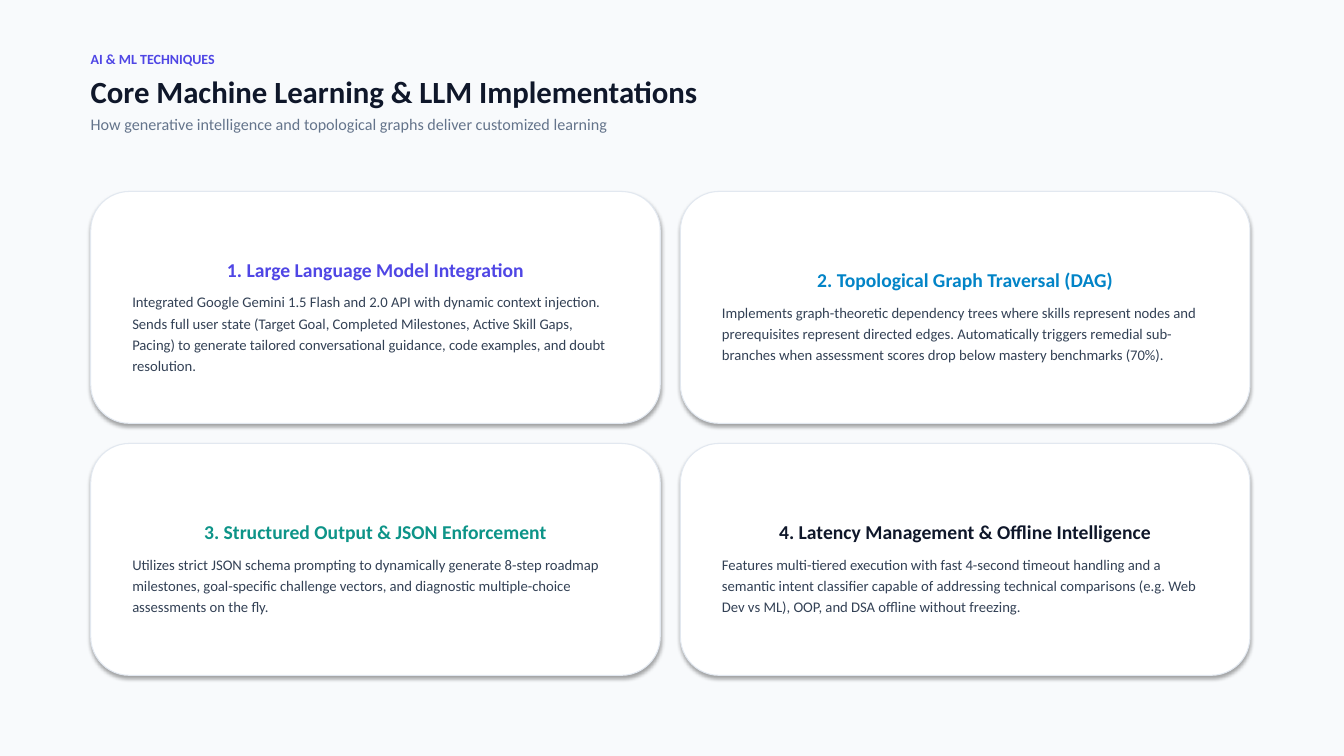
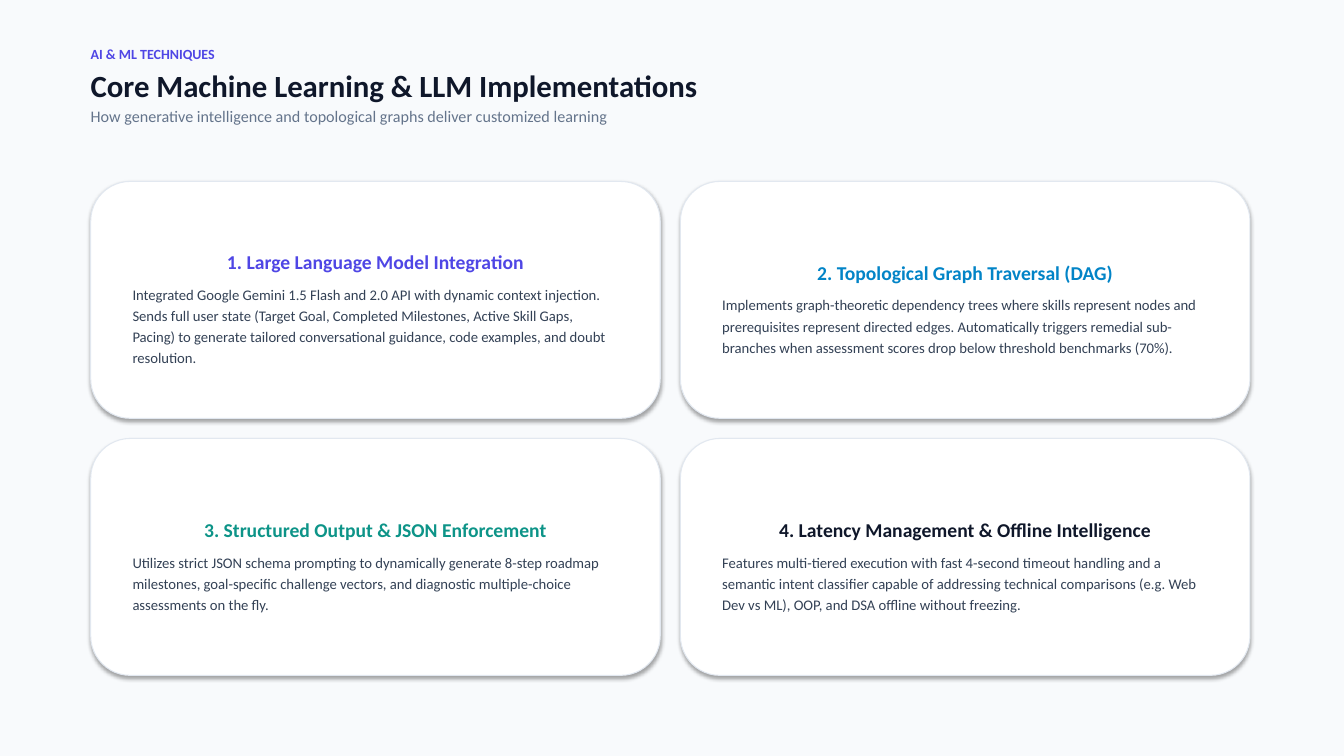
Before and after one commit to Sirivennela310505/NEXORA, a slide deck: slide 7 of NEXORA_Clean_White_Presentation.pptx (slide 5 before the commit). Drawn at 1344x756 pixels with LibreOffice and Linux fonts; fonts in the diff are those of the drawing. Boxes give left, top, right and bottom in pixels: in the first picture for what was removed or moved away, otherwise in the second. Text is boxed around its words. In the diff, an @@ line names an element or a change of style, - is before the commit and + after.

```diff
--- a/NEXORA_Clean_White_Presentation.pptx
+++ b/NEXORA_Clean_White_Presentation.pptx
@@ text at box(91, 50, 607, 125): less space between paragraphs @@
@@ rounded rectangle "1. Large Language Model Integration": place and size @@
-rounded rectangle "1. Large Language Model Integration" at box(91, 192, 660, 423)
+rounded rectangle "1. Large Language Model Integration" at box(91, 181, 660, 418)
@@ rounded rectangle "2. Topological Graph Traversal (DAG)": place and size @@
-rounded rectangle "2. Topological Graph Traversal (DAG)" at box(681, 192, 1250, 423)
+rounded rectangle "2. Topological Graph Traversal (DAG)" at box(681, 181, 1250, 418)
@@ text in rounded rectangle at box(722, 299, 1196, 356): text changed @@
-Implements graph-theoretic dependency trees where skills represent nodes and prerequisites represent directed edges. Automatically triggers remedial sub-branches when assessment scores drop below mastery benchmarks (70%).
+Implements graph-theoretic dependency trees where skills represent nodes and prerequisites represent directed edges. Automatically triggers remedial sub-branches when assessment scores drop below threshold benchmarks (70%).
@@ rounded rectangle "3. Structured Output & JSON ...": place and size @@
-rounded rectangle "3. Structured Output & JSON ..." at box(91, 444, 660, 676)
+rounded rectangle "3. Structured Output & JSON ..." at box(91, 439, 660, 676)
@@ rounded rectangle "4. Latency Management & Offline ...": place and size @@
-rounded rectangle "4. Latency Management & Offline ..." at box(681, 444, 1250, 676)
+rounded rectangle "4. Latency Management & Offline ..." at box(681, 439, 1250, 676)
```
Also in this commit, not shown: 6 other slides changed, 2 slides added, 3 other files.
